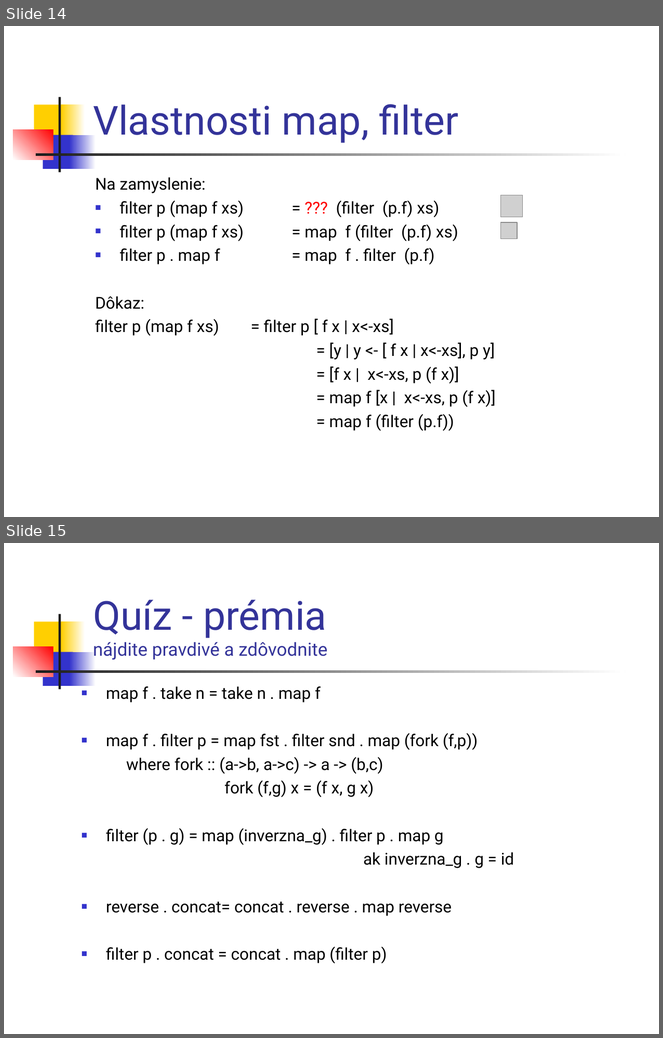
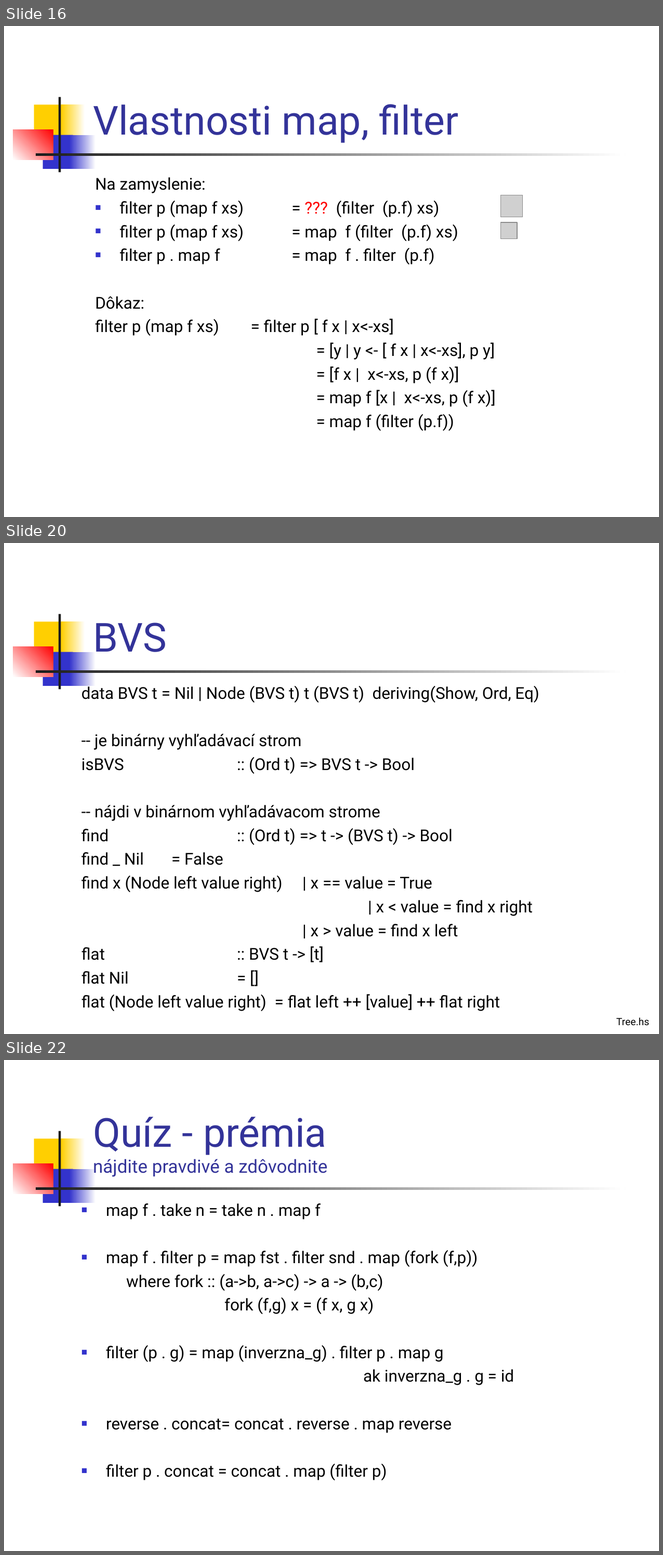
Before and after one commit to Funkcionalne/Prednasky, a slide deck: 02/02_fpro.ppt. Shown one above the other, each under a label of ours: slides 14 and 15 before the commit, slides 16, 20 and 22 after it; the slides between them are not shown. The pictures are 663x1038 and 663x1555 pixels, drawn with LibreOffice and Linux fonts; fonts in the diff are those of the drawing; grey boxes stand for pictures. Boxes give left, top, right and bottom in pixels: in the first picture for what was removed or moved away, otherwise in the second. Text is boxed around its words. In the diff, an @@ line names an element or a change of style, - is before the commit and + after.

```diff
--- a/02/02_fpro.ppt
+++ b/02/02_fpro.ppt
@@ slide 20 added at (4,543,659,1034), background #FFFFFF; not listed: 7 template elements that a slide beside it also shows @@
@@ title added at (93,623,167,652), 44 pt, text #333399 @@
+BVS
@@ text added at (81,684,539,1012), 18 pt, text #000000 @@
+data BVS t = Nil | Node (BVS t) t (BVS t) deriving(Show, Ord, Eq)
+-- je binárny vyhľadávací strom
+isBVS :: (Ord t) => BVS t -> Bool
+-- nájdi v binárnom vyhľadávacom strome
+find :: (Ord t) => t -> (BVS t) -> Bool
+find _ Nil = False
+find x (Node left value right) | x == value = True
+| x < value = find x right
+| x > value = find x left
+flat :: BVS t -> [t]
+flat Nil = []
+flat (Node left value right) = flat left ++ [value] ++ flat right
@@ text added at (617,1018,649,1026), 11 pt, text #000000 @@
+Tree.hs
@@ what was slide 14 is now slide 16 @@
@@ what was slide 15 is now slide 22 @@
```
Also in this commit, not shown: 5 slides changed, 6 other slides added, 7 other files.
